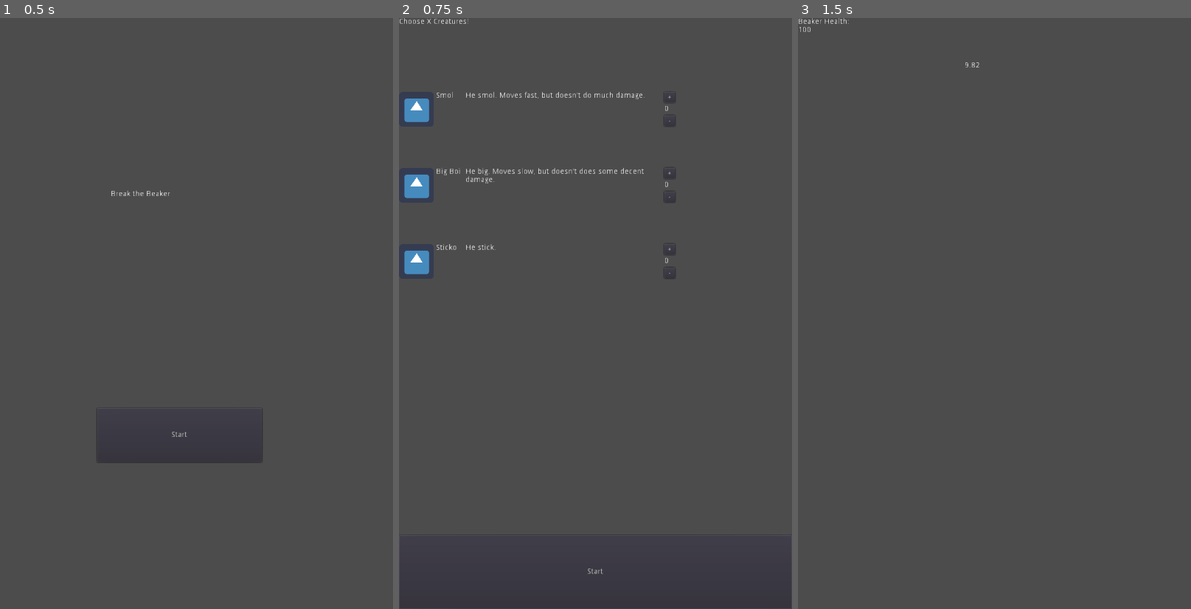
Above: before the commit, frames 1-3 (left to right).
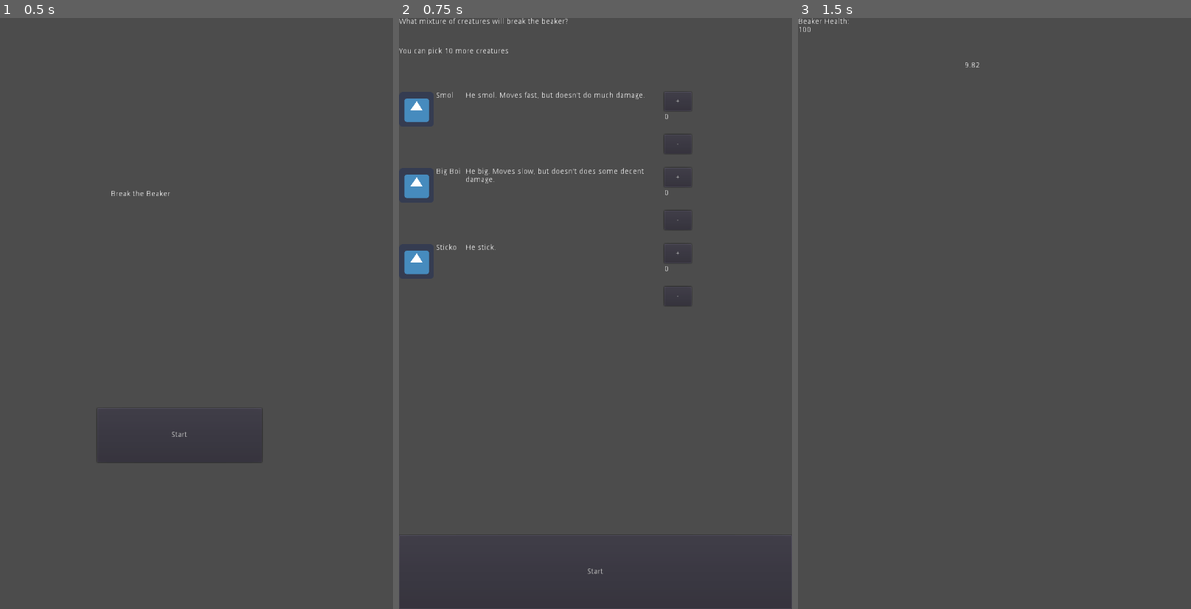
Above: after the commit, the same moments.

Repository: HaywardMorihara/2021SepGameJam
Game: Godot game, scene res://menu/MainMenu.tscn
Same seed, same stepped clock (60 frames per second), same inputs: the game is played once before the commit and once after it. The engine's default icon, where the game draws it, is replaced by a stand-in: a white triangle on a blue panel in a dark square.
Inputs:
- Up to frame 1 (0.5 s): no input
- Up to frame 2 (0.75 s): click "Start" at 0.5 s
- Up to frame 3 (1.5 s): click "Start" at 1.25 s

Frame 1 is identical in both runs. In frame 2, 0.4% of the frame differs, in the area x 0-74%, y 0-49%; in frame 3, nothing differs.

Commit message:
Small creature sprite and some menu touchups

Diff:
--- a/game/creatures/CreatureSmall.tscn
+++ b/game/creatures/CreatureSmall.tscn
@@ -1,6 +1,19 @@
-[gd_scene load_steps=2 format=2]
+[gd_scene load_steps=4 format=2]
 
 [ext_resource path="res://game/creatures/CreatureBase.tscn" type="PackedScene" id=1]
+[ext_resource path="res://assets/sprites/creature_small.png" type="Texture" id=2]
+
+[sub_resource type="SpriteFrames" id=1]
+animations = [ {
+"frames": [ ExtResource( 2 ) ],
+"loop": true,
+"name": "default",
+"speed": 5.0
+} ]
 
 [node name="RigidBody2D" instance=ExtResource( 1 )]
 speed = 1000.0
+
+[node name="AnimatedSprite" type="AnimatedSprite" parent="." index="1"]
+frames = SubResource( 1 )
+animation = "New Anim"
--- a/menu/CreatureSelectionMenu.gd
+++ b/menu/CreatureSelectionMenu.gd
@@ -8,12 +8,15 @@
 	for creature_scene_name in Global.creatures.keys():
 		var creature_selection_option = CREATURE_SELECTION_OPTION.instance()
 		creature_selection_option.init(creature_scene_name)
-		$VBoxContainer.add_child(creature_selection_option)
+		$CreatureSection.add_child(creature_selection_option)
 
 
 # Called every frame. 'delta' is the elapsed time since the previous frame.
-#func _process(delta):
-#	pass
+func _process(delta):
+	var current_creature_count = 0
+	for creature_info in Global.creatures.values():
+		current_creature_count += creature_info.get("count")
+	$TitleSection/CreaturesLeftLabel.text = "You can pick %s more creatures" % String(Global.MAX_CREATURE_COUNT - current_creature_count)
 
 
 func _on_StartButton_pressed():
--- a/menu/CreatureSelectionMenu.tscn
+++ b/menu/CreatureSelectionMenu.tscn
@@ -1,6 +1,7 @@
-[gd_scene load_steps=2 format=2]
+[gd_scene load_steps=3 format=2]
 
 [ext_resource path="res://menu/CreatureSelectionMenu.gd" type="Script" id=1]
+[ext_resource path="res://Text.tscn" type="PackedScene" id=2]
 
 [node name="CreatureSelectionMenu" type="Control"]
 anchor_right = 1.0
@@ -10,16 +11,32 @@
 "_edit_use_anchors_": false
 }
 
-[node name="Title" type="RichTextLabel" parent="."]
-margin_right = 720.0
-margin_bottom = 135.0
+[node name="TitleSection" type="VBoxContainer" parent="."]
+margin_right = 40.0
+margin_bottom = 40.0
 rect_min_size = Vector2( 720, 135 )
-text = "Choose X Creatures!"
 __meta__ = {
 "_edit_use_anchors_": false
 }
 
-[node name="VBoxContainer" type="VBoxContainer" parent="."]
+[node name="Title" type="RichTextLabel" parent="TitleSection"]
+margin_right = 720.0
+margin_bottom = 50.0
+rect_min_size = Vector2( 720, 50 )
+text = "What mixture of creatures will break the beaker?"
+__meta__ = {
+"_edit_use_anchors_": false
+}
+
+[node name="CreaturesLeftLabel" parent="TitleSection" instance=ExtResource( 2 )]
+anchor_right = 0.0
+anchor_bottom = 0.0
+margin_top = 54.0
+margin_right = 720.0
+margin_bottom = 79.0
+text = "You can pick %s more creatures"
+
+[node name="CreatureSection" type="VBoxContainer" parent="."]
 margin_top = 135.0
 margin_right = 720.0
 margin_bottom = 945.0
--- a/menu/CreatureSelectionOption.tscn
+++ b/menu/CreatureSelectionOption.tscn
@@ -4,6 +4,8 @@
 [ext_resource path="res://menu/CreatureSelectionOption.gd" type="Script" id=2]
 
 [node name="HBoxContainer" type="HBoxContainer"]
+margin_left = 5.0
+margin_top = 5.0
 margin_right = 720.0
 margin_bottom = 135.0
 rect_min_size = Vector2( 720, 135 )
@@ -33,25 +35,26 @@
 
 [node name="VBoxContainer" type="VBoxContainer" parent="."]
 margin_left = 486.0
-margin_right = 506.0
+margin_right = 536.0
 margin_bottom = 135.0
 
 [node name="PlusButton" type="Button" parent="VBoxContainer"]
-margin_right = 20.0
-margin_bottom = 20.0
+margin_right = 50.0
+margin_bottom = 35.0
+rect_min_size = Vector2( 50, 35 )
 text = "+"
 
 [node name="Count" type="RichTextLabel" parent="VBoxContainer"]
-margin_top = 24.0
-margin_right = 20.0
-margin_bottom = 39.0
-rect_min_size = Vector2( 10, 15 )
-text = "0"
+margin_top = 39.0
+margin_right = 50.0
+margin_bottom = 74.0
+rect_min_size = Vector2( 10, 35 )
 
 [node name="MinusButton" type="Button" parent="VBoxContainer"]
-margin_top = 43.0
-margin_right = 20.0
-margin_bottom = 63.0
+margin_top = 78.0
+margin_right = 50.0
+margin_bottom = 113.0
+rect_min_size = Vector2( 50, 35 )
 text = "-"
 
 [connection signal="pressed" from="VBoxContainer/PlusButton" to="." method="_on_PlusButton_pressed"]
Binary file added: assets/sprites/creature_small.png
Not shown, added: assets/sprites/creature_small.png.import
